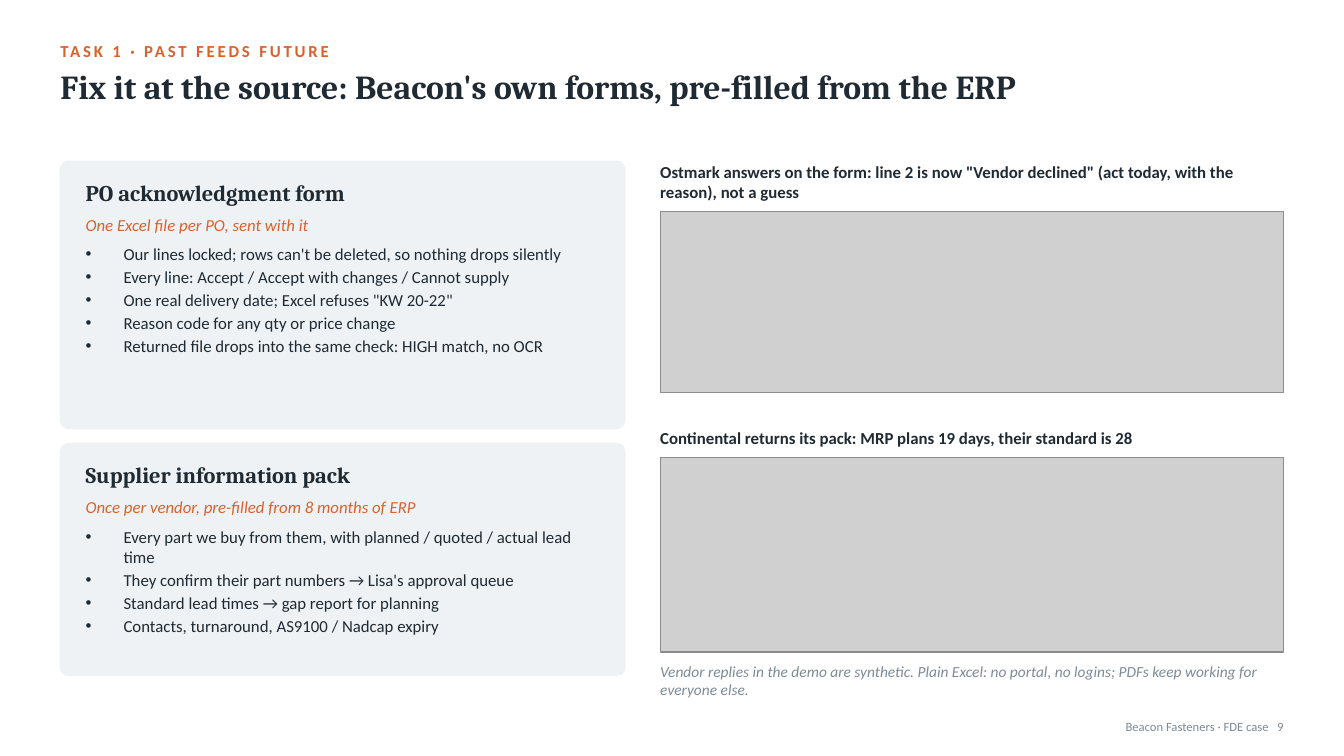
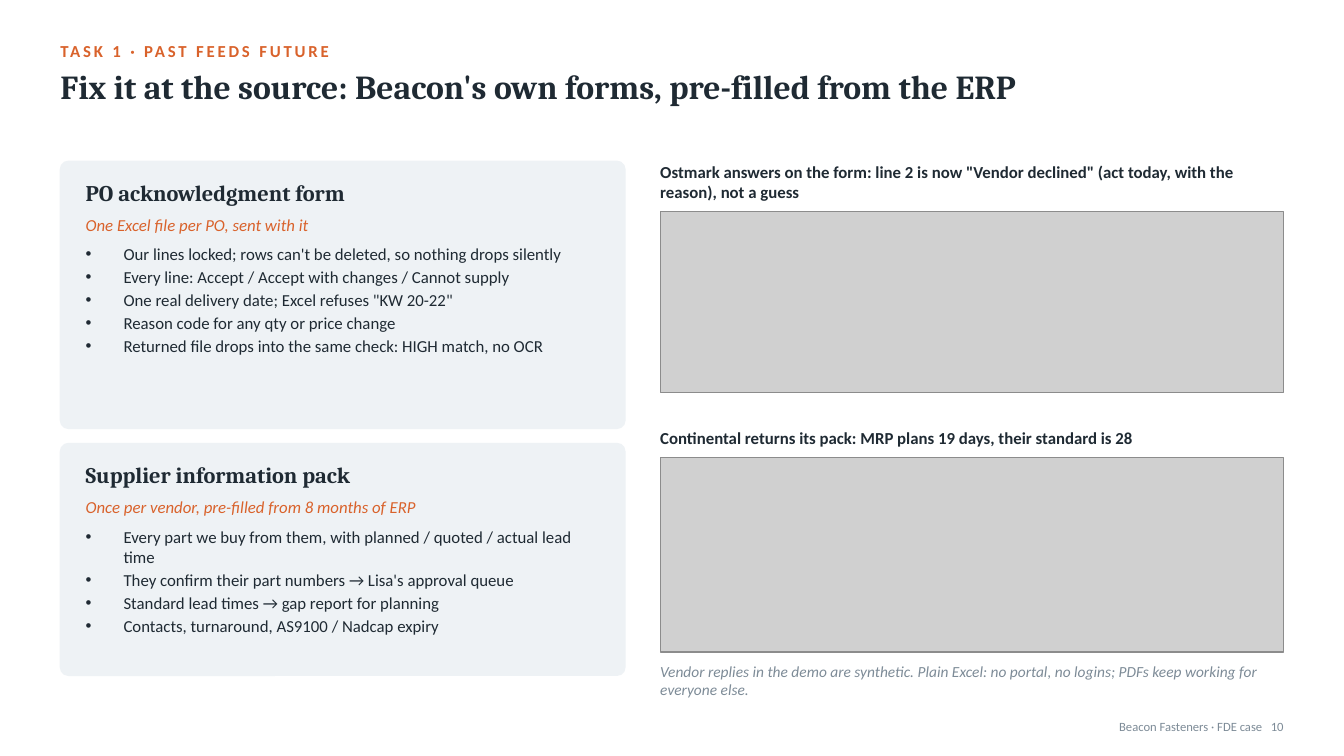
Before and after one commit to SmritaPandey/BeaconFasteners, a slide deck: slide 10 of Beacon Superday-Submission/presentation/Beacon_FDE_Casestudy.pptx (slide 9 before the commit). Drawn at 1344x756 pixels with LibreOffice and Linux fonts; fonts in the diff are those of the drawing; grey boxes stand for pictures. Boxes give left, top, right and bottom in pixels: in the first picture for what was removed or moved away, otherwise in the second. Text is boxed around its words. In the diff, an @@ line names an element or a change of style, - is before the commit and + after.

```diff
--- a/Beacon Superday-Submission/presentation/Beacon_FDE_Casestudy.pptx
+++ b/Beacon Superday-Submission/presentation/Beacon_FDE_Casestudy.pptx
@@ text at (x1=1119, y1=723, x2=1284, y2=731): text changed @@
-Beacon Fasteners · FDE case 9
+Beacon Fasteners · FDE case 10
```
Also in this commit, not shown: 15 other slides changed, 1 slide added, 8 other files.
